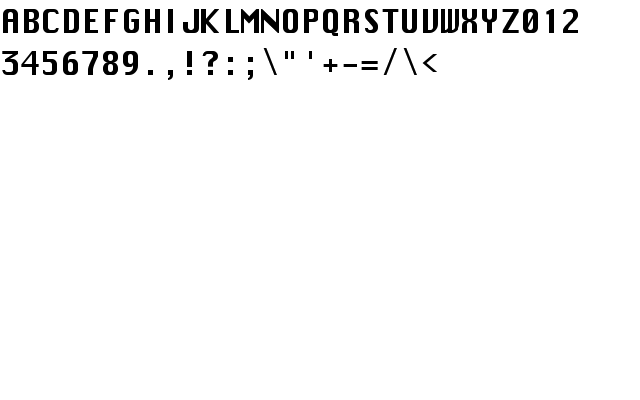
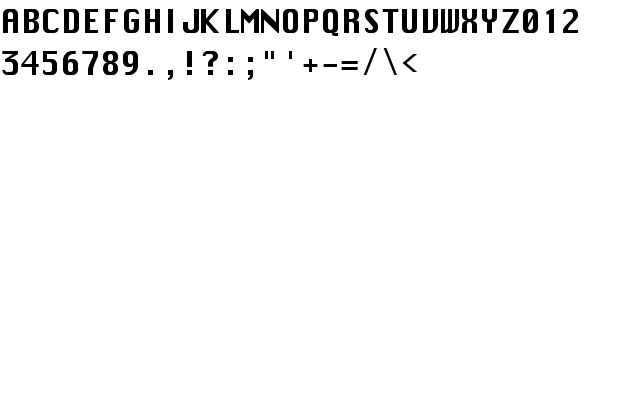
Layered file, before and after one edit (640 × 400). Changes by layer:
painted on "font.png" over [263, 48, 437, 75]
